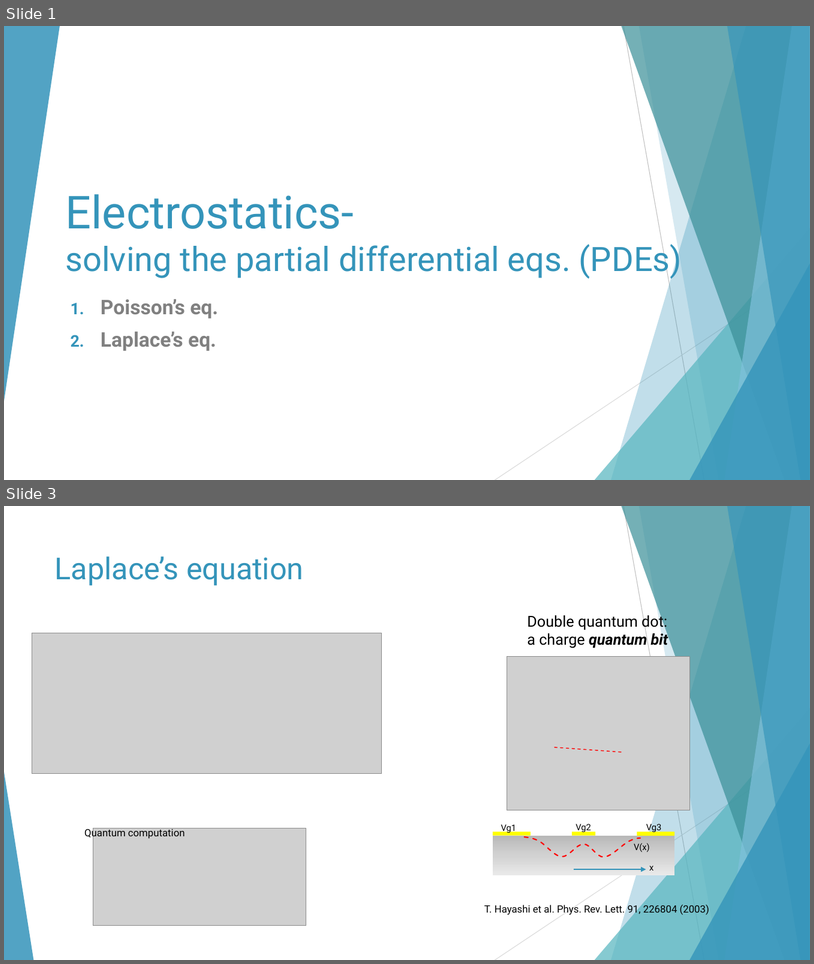
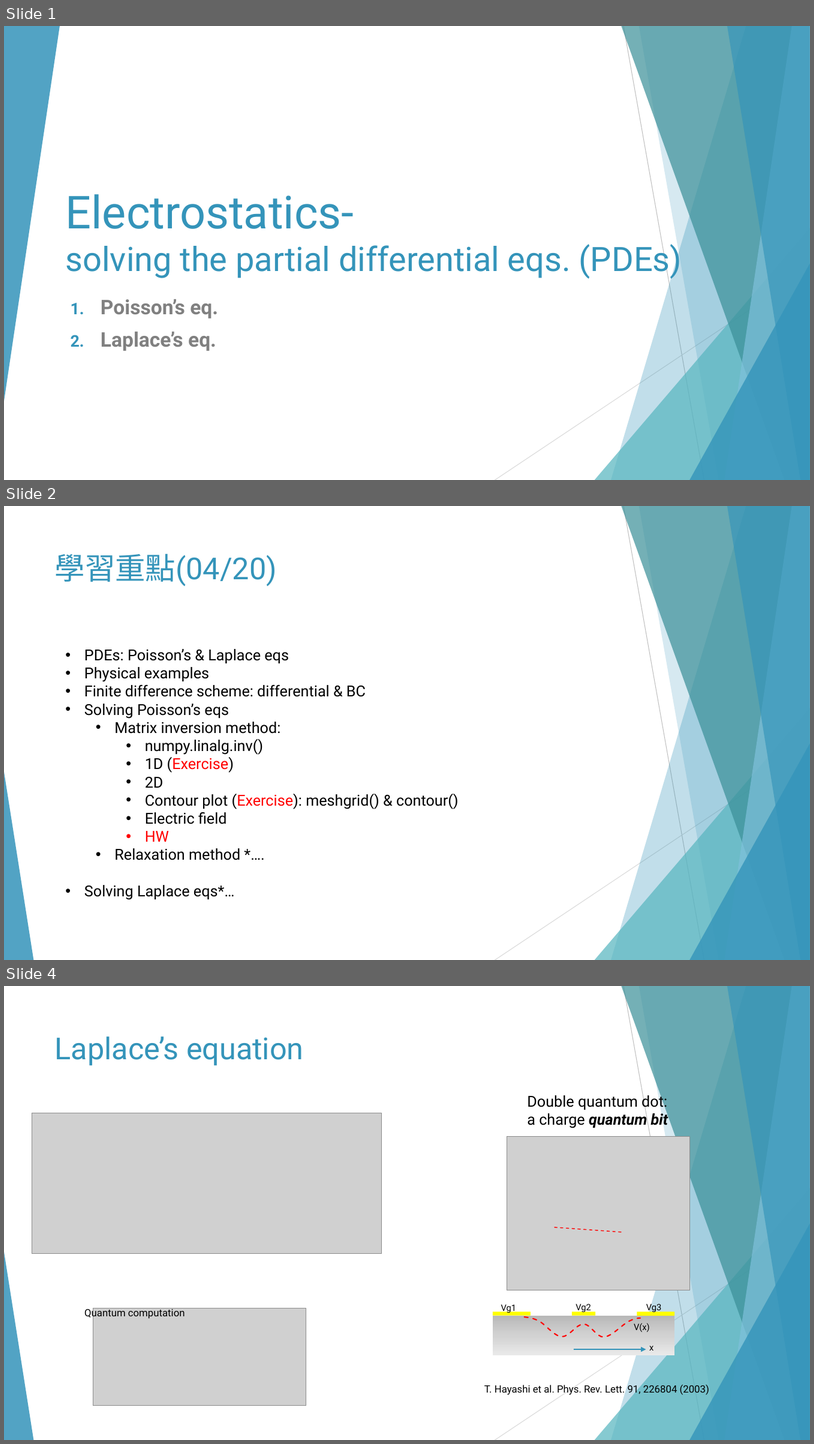
Before and after one commit to Wayne-4415/-, a slide deck: Partial differential equations (PDEs) 2021.pptx. Shown one above the other, each under a label of ours: slides 1 and 3 before the commit, slides 1, 2 and 4 after it; the slides between them are not shown. The pictures are 814x964 and 814x1444 pixels, drawn with LibreOffice and Linux fonts; fonts in the diff are those of the drawing; grey boxes stand for pictures. Boxes give left, top, right and bottom in pixels: in the first picture for what was removed or moved away, otherwise in the second. Text is boxed around its words. In the diff, an @@ line names an element or a change of style, - is before the commit and + after.

```diff
--- a/Partial differential equations (PDEs) 2021.pptx
+++ b/Partial differential equations (PDEs) 2021.pptx
@@ slide 2 added at [4,506,810,960], background #FFFFFF; not listed: 10 template elements that a slide beside it also shows @@
@@ title added at [55,553,277,586], 36 pt, text #3494BA @@
+學習重點(04/20)
@@ text added at [84,649,459,900], 18 pt, text #000000 @@
+• PDEs: Poisson’s & Laplace eqs
+• Physical examples
+• Finite difference scheme: differential & BC
+• Solving Poisson’s eqs
+  • Matrix inversion method:
+    • numpy.linalg.inv()
+    • 1D (Exercise)
+    • 2D
+    • Contour plot (Exercise): meshgrid() & contour()
+    • Electric field
+    • HW
+  • Relaxation method *….
+• Solving Laplace eqs*…
@@ what was slide 3 is now slide 4 @@
```
Also in this commit, not shown: 14 slides changed, 5 other slides added, 5 slides removed, 1 other file.
